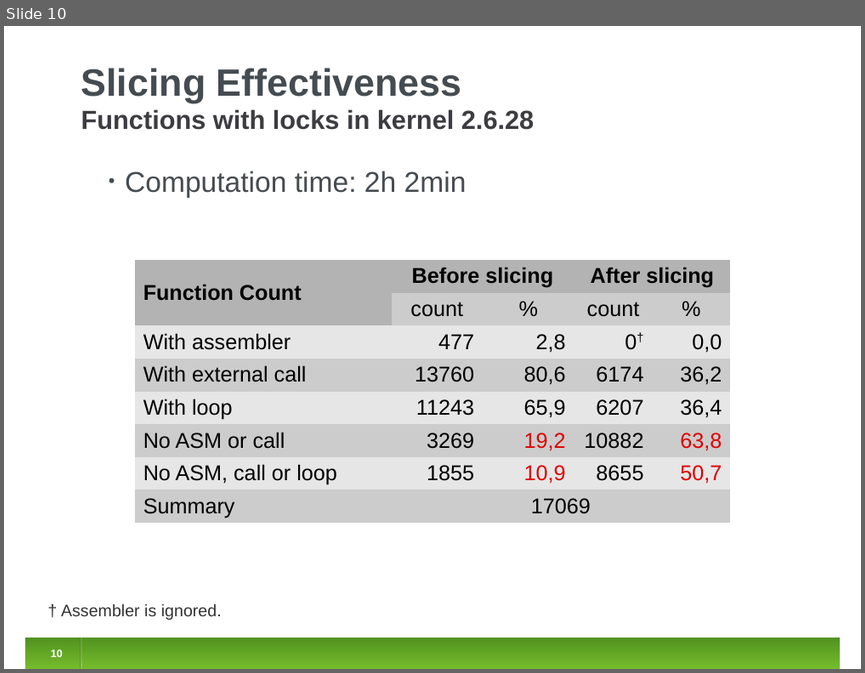
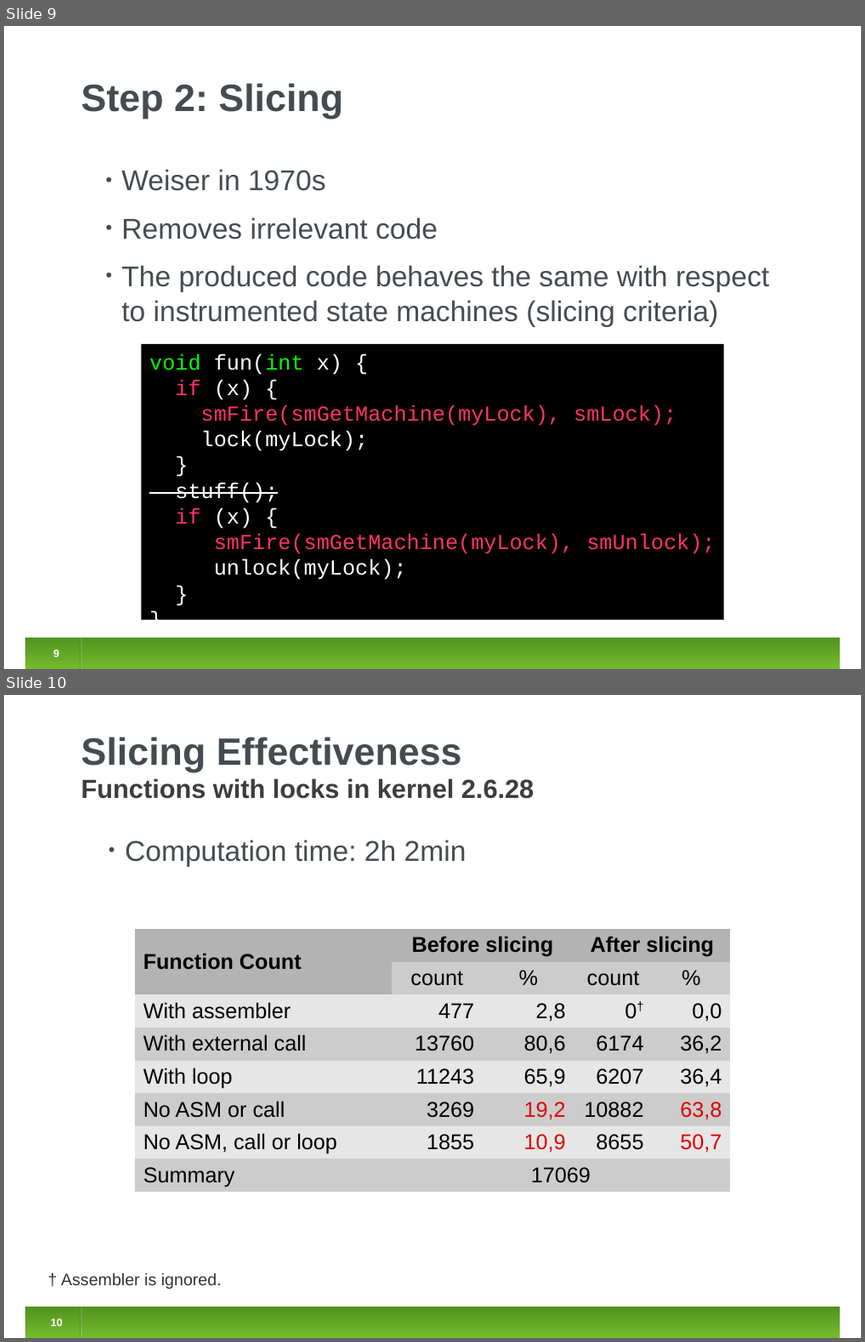
Before and after one commit to jirislaby/writings, a slide deck: presentations/fmics2012.odp. Shown one above the other, each under a label of ours: slide 10 before the commit, slides 9 and 10 after it. The pictures are 865x673 and 865x1342 pixels, drawn with LibreOffice and Linux fonts; fonts in the diff are those of the drawing. Boxes give left, top, right and bottom in pixels: in the first picture for what was removed or moved away, otherwise in the second. Text is boxed around its words. In the diff, an @@ line names an element or a change of style, - is before the commit and + after.

```diff
--- a/presentations/fmics2012.odp
+++ b/presentations/fmics2012.odp
@@ slide 9 added at box(4, 26, 861, 669), background #FFFFFF; not listed: 1 template element that a slide beside it also shows @@
@@ title added at box(81, 83, 343, 119), 32 pt, text #454C51, bold @@
+Step 2: Slicing
@@ text added at box(121, 169, 769, 327), 24 pt, text #454C51 @@
+• Weiser in 1970s
+• Removes irrelevant code
+• The produced code behaves the same with respect to instrumented state machines (slicing criteria)
@@ rectangle added at box(141, 344, 724, 620), fill #000000, 18 pt, text #FF3366 @@
+void fun(int x) {
+if (x) {
+smFire(smGetMachine(myLock), smLock);
+lock(myLock);
+}
+stuff();
+if (x) {
+smFire(smGetMachine(myLock), smUnlock);
+unlock(myLock);
+}
+}
@@ page number added at box(53, 648, 59, 659), 9 pt, text #FFFFFF, bold @@
+9
@@ line added from (80, 638) to (80, 669), #3F7418 0.74 pt @@
@@ line added from (81, 638) to (81, 669), #FFFFFF 0.74 pt @@
```
Also in this commit, not shown: 9 slides changed, 7 other slides added, 10 slides removed.
